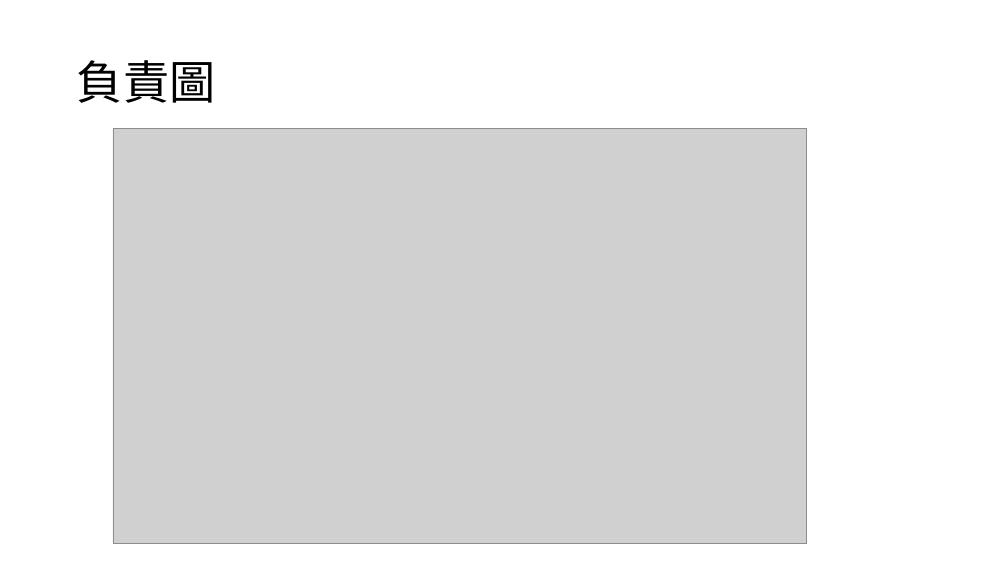
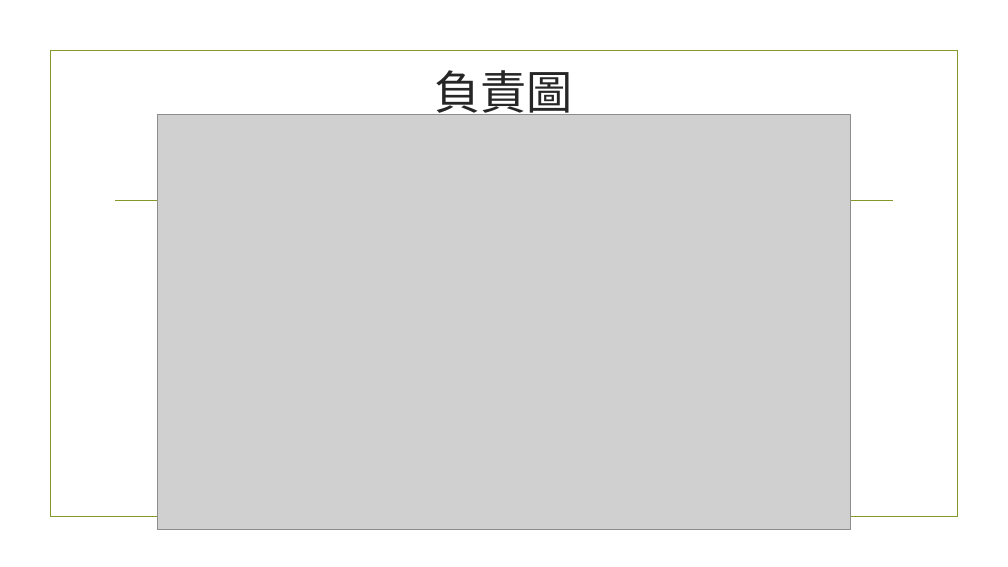
Before and after one commit to kewen0604/107_SE_Team2, a slide deck: slide 16 of 軟體工程期末專題報告.pptx (slide 17 before the commit). Drawn at 1008x567 pixels with LibreOffice and Linux fonts; fonts in the diff are those of the drawing; grey boxes stand for pictures; background and template pictures are left out. Boxes give left, top, right and bottom in pixels: in the first picture for what was removed or moved away, otherwise in the second. Text is boxed around its words. In the diff, an @@ line names an element or a change of style, - is before the commit and + after.

```diff
--- a/軟體工程期末專題報告.pptx
+++ b/軟體工程期末專題報告.pptx
@@ rectangle added at (x1=50, y1=51, x2=957, y2=517), outline #83992A 1.25 pt @@
@@ title "負責圖" moved from (x1=77, y1=60, x2=216, y2=103) to (x1=435, y1=70, x2=574, y2=121) @@
@@ title "負責圖" at (x1=435, y1=70, x2=574, y2=121): font Calibri to Times New Roman, text colour #000000 to #262626; alignment left to centre; line spacing 0.9 to 1 @@
@@ picture moved from (x1=113, y1=129, x2=807, y2=544) to (x1=157, y1=115, x2=851, y2=530) @@
@@ line added from (116, 200) to (893, 200), #83992A 1.25 pt @@
```
Also in this commit, not shown: 16 other slides changed.
